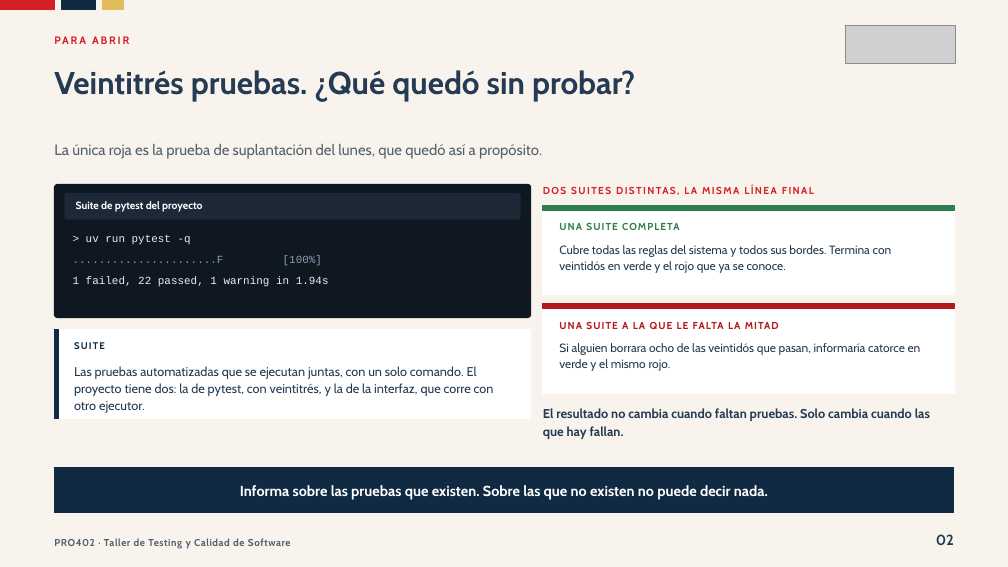
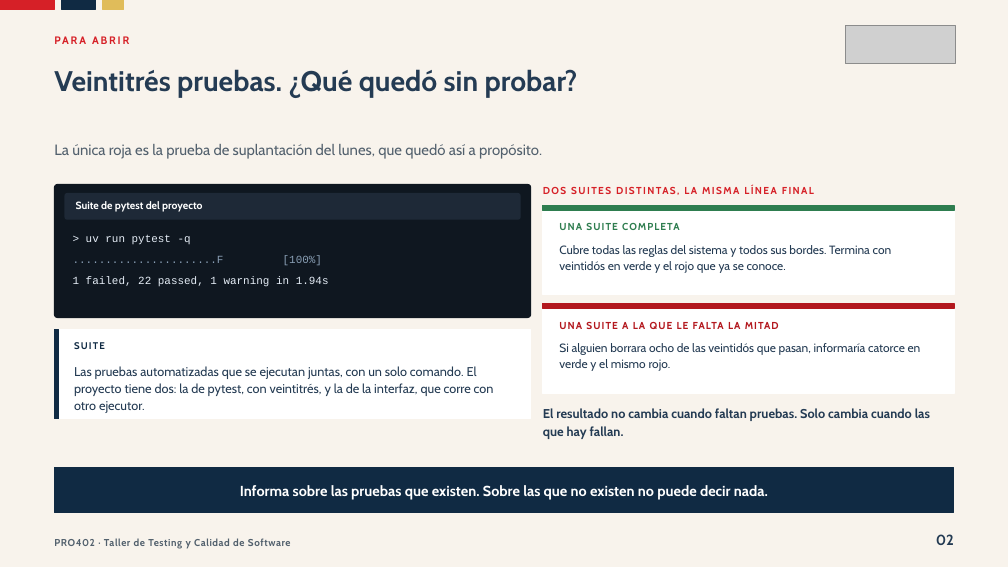
Before and after one commit to Dieg0Code/pro402-taller-de-testing-2026, a slide deck: slide 2 of clases/semana-05/02/ppt/Clase-14-Que-Se-Decidio-Probar.pptx. Drawn at 1008x567 pixels with LibreOffice and Linux fonts; fonts in the diff are those of the drawing; grey boxes stand for pictures. Boxes give left, top, right and bottom in pixels: in the first picture for what was removed or moved away, otherwise in the second. Text is boxed around its words. In the diff, an @@ line names an element or a change of style, - is before the commit and + after.

```diff
--- a/clases/semana-05/02/ppt/Clase-14-Que-Se-Decidio-Probar.pptx
+++ b/clases/semana-05/02/ppt/Clase-14-Que-Se-Decidio-Probar.pptx
@@ text "Veintitrés pruebas. ¿Qué quedó sin ..." at (54,69,578,97): size 30 to 27 pt @@
```
Also in this commit, not shown: 3 other slides changed, 1 other file.
